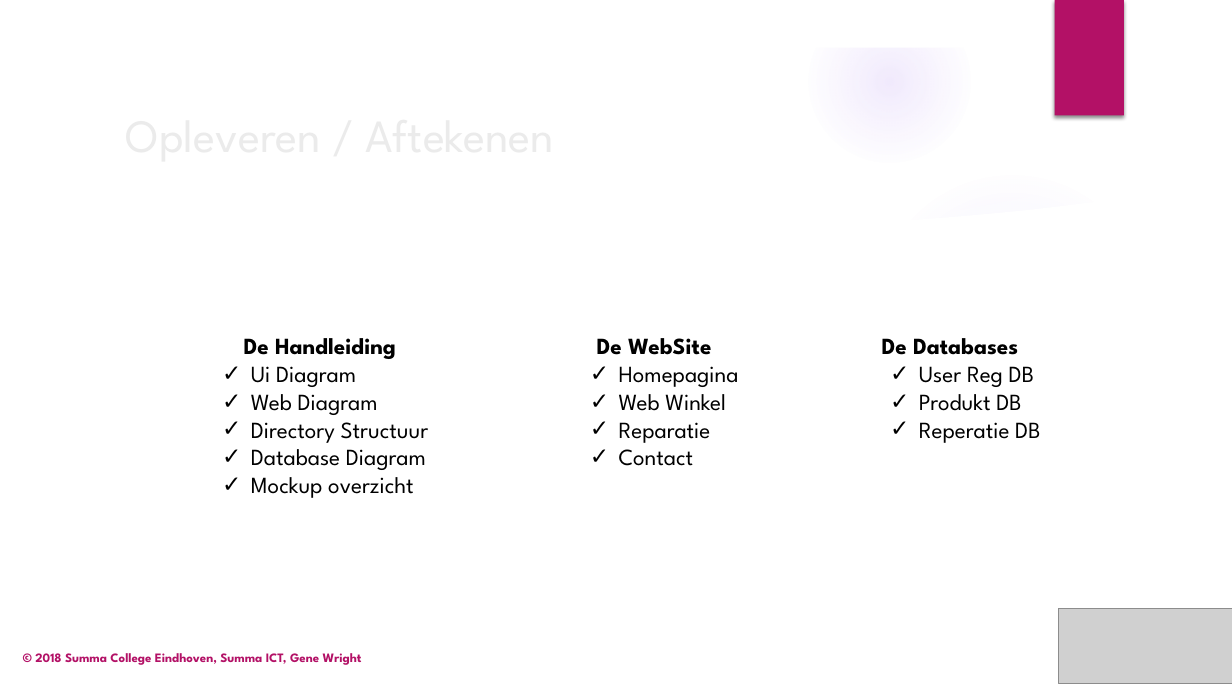
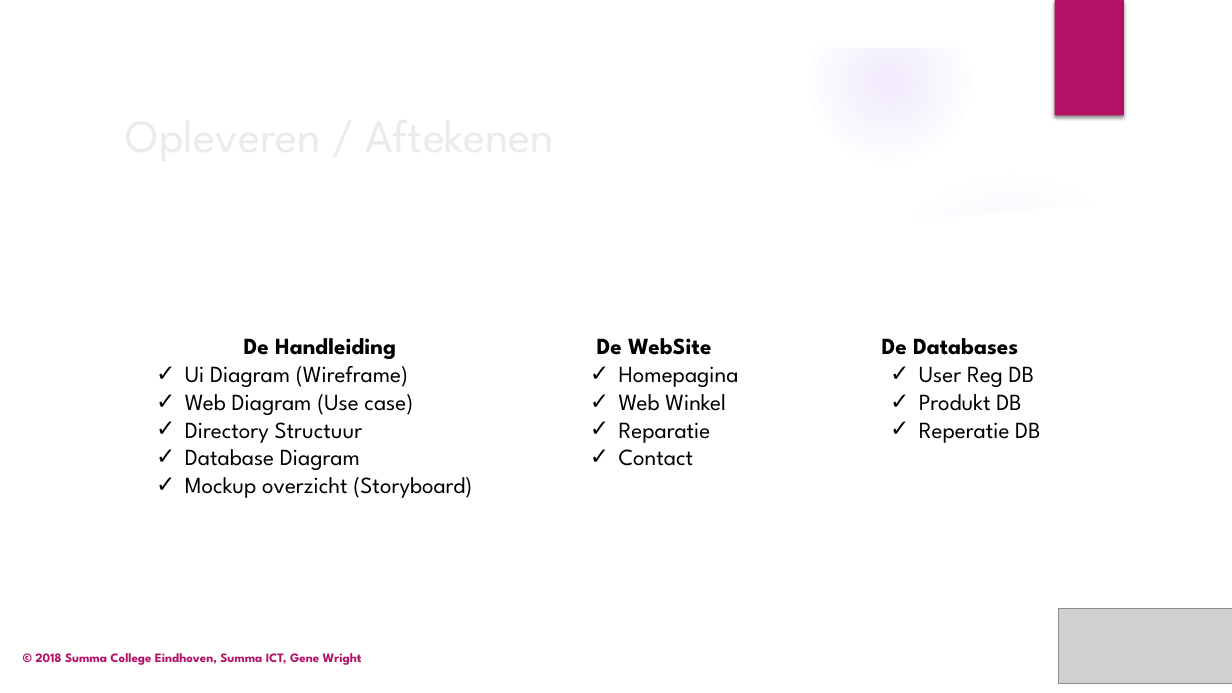
Before and after one commit to Sander0542-School/Summa-OP3-Project-Webshop, a slide deck: slide 7 of Ontwikkeltraject/Fronter/EindOpdracht OP3v1.pptx. Drawn at 1232x693 pixels with LibreOffice and Linux fonts; fonts in the diff are those of the drawing; grey boxes stand for pictures; background and template pictures are left out. Boxes give left, top, right and bottom in pixels: in the first picture for what was removed or moved away, otherwise in the second. Text is boxed around its words. In the diff, an @@ line names an element or a change of style, - is before the commit and + after.

```diff
--- a/Ontwikkeltraject/Fronter/EindOpdracht OP3v1.pptx
+++ b/Ontwikkeltraject/Fronter/EindOpdracht OP3v1.pptx
@@ text "De Handleiding": place and size @@
-text "De Handleiding" at (244, 338, 429, 498)
+text "De Handleiding" at (185, 338, 472, 498)
@@ text at (185, 366, 413, 415): text changed @@
-  ✓ Ui Diagram
-  ✓ Web Diagram
+  ✓ Ui Diagram (Wireframe)
+  ✓ Web Diagram (Use case)
@@ text at (185, 477, 472, 498): text changed @@
-  ✓ Mockup overzicht
+  ✓ Mockup overzicht (Storyboard)
```
